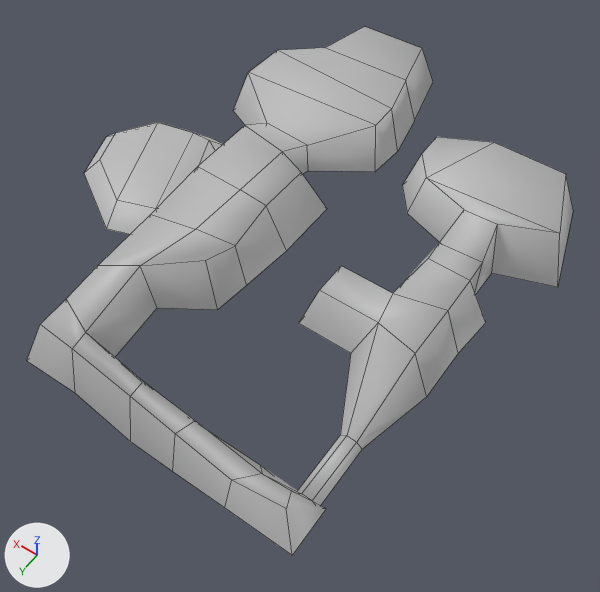
Renders of the FBX model UnityGame/Brainz/Assets/Maya Imports/FirstLevelRoof.fbx from each side of a commit.
Camera for both pictures: a 50 mm lens placed at (-0.176, 0.304, 0.455), pointed at (0.023, 0.025, 0.016). Lighting does not change. The marker at lower left points along +X, +Y and +Z. Mesh edges are drawn as thin lines. Where no turn or scale is listed for an object, it has been applied to the vertices.

Objects in the first picture: 'Roof1'.
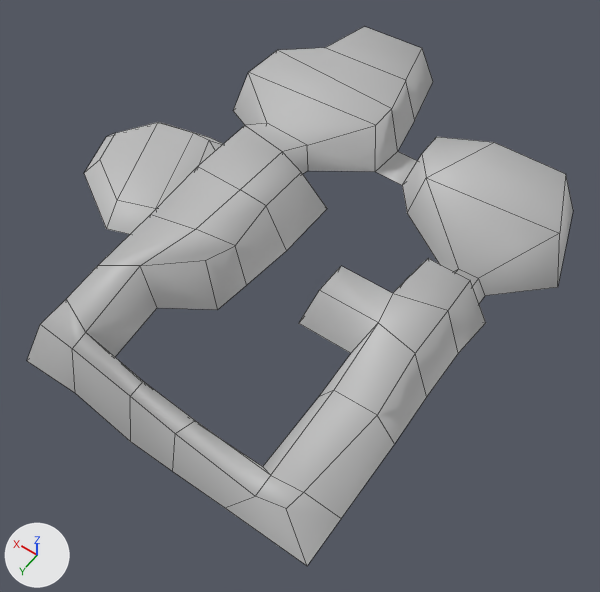
Boxes (x1, y1, x2, y2) around the edits, measured in the pictures (600 x 592 px; the box of a moved part takes in the faces that stretch with it):
'Roof1', reshaped
    before: (27, 26, 573, 555)
    after: (27, 26, 573, 566)
part 1 of me_mesh, added
    after: (376, 151, 417, 185)
part 2 of me_mesh, moved or reshaped
    before: (407, 178, 560, 295)
    after: (407, 178, 560, 303)
part 3 of me_mesh, cut back
    before: (173, 434, 362, 555)
    after: (173, 390, 394, 566)

Diff of the bpy script that builds the scene:
```diff
--- a/UnityGame/Brainz/Assets/Maya Imports/FirstLevelRoof.fbx.py
+++ b/UnityGame/Brainz/Assets/Maya Imports/FirstLevelRoof.fbx.py
@@ me_mesh @@
 # used by ob_roof1; location = (0.0, 0.0, 0.0)
 # verts and faces of me_mesh; kept vertices keep their numbers, new ones are numbered from 130
 # before: 1 (0.033, -0.083, 0.041) at pixel (375, 171), 7 (0.011, -0.083, 0.04) at pixel (402, 185), 43 (0.032, -0.111, 0.04) at pixel (397, 151), 57 (0.008, -0.111, 0.04)
 # before: 2 (-0.048, -0.023, 0.04), 20 (-0.048, -0.048, 0.04), 24 (-0.048, -0.023, 0.073) at pixel (439, 242), 30 (-0.047, -0.056, 0.073) at pixel (464, 209), 44 (-0.078, -0.023, 0.04)
 # before: 61 (-0.078, -0.048, 0.04) at pixel (491, 273), 74 (-0.078, -0.023, 0.074) at pixel (482, 262), 90 (-0.071, -0.056, 0.074) at pixel (497, 224)
-me_mesh.from_pydata(...)  # 130 vertices, 96 faces; spans x -0.118..0.233, y -0.197..0.178, z 0.013..0.094
+me_mesh.from_pydata(...)  # 126 vertices, 94 faces; spans x -0.118..0.233, y -0.197..0.178, z 0.016..0.094
+# me_mesh part 1
+faces += [(1, 43, 57, 7)]
+# me_mesh part 2
+for i in [2, 20, 44, 61]: verts[i] += (0.0, 0.0, -0.024)
+verts[24] = (-0.056, -0.021, 0.03)  # moved
+verts[30] = (-0.056, -0.047, 0.03)  # moved, pixel (458, 268)
+verts[74] = (-0.07, -0.021, 0.03)  # moved
+verts[90] = (-0.07, -0.048, 0.03)  # moved, pixel (478, 278)
+# me_mesh part 3
+# 4 vertices are removed from x -0.072..-0.056, y 0.139..0.14, z 0.013..0.017
+# 6 faces are deleted
+# 10 vertices move from x -0.082..-0.038, y 0.094..0.178, z 0.013..0.06 to x -0.091..-0.04, y 0.094..0.178, z 0.04..0.06
+# 3 new faces join them
 me_mesh.materials.append(mat_lambert1)
```
